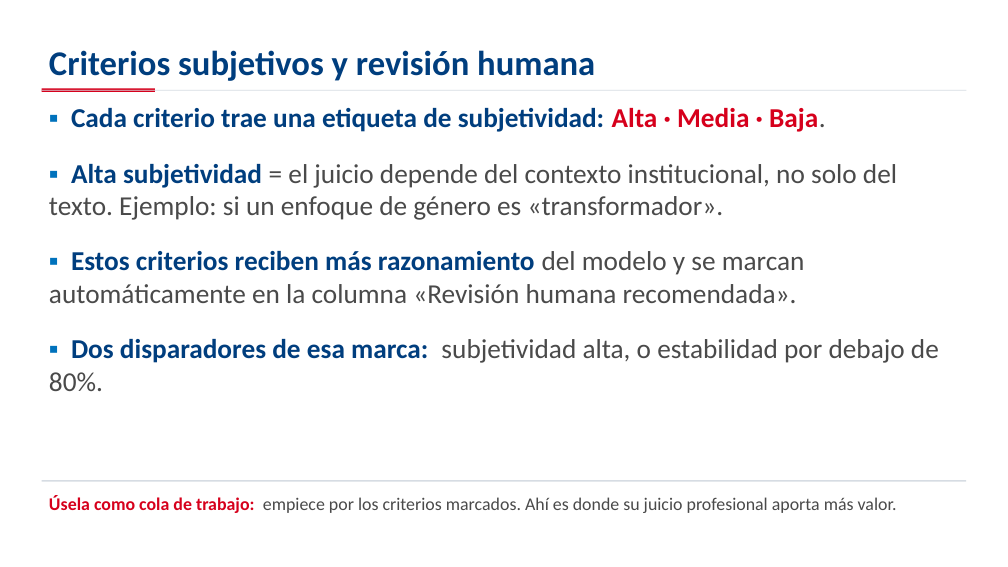
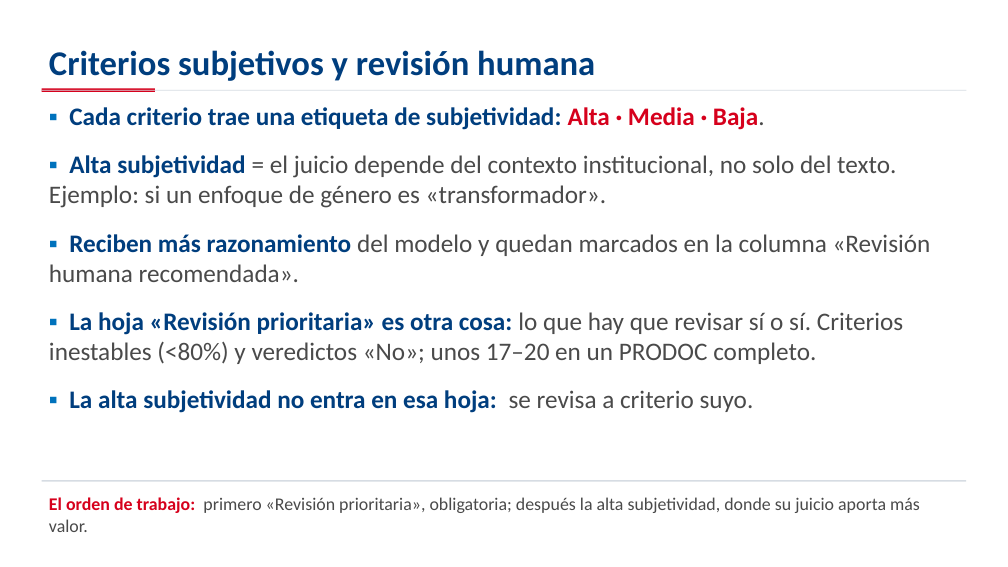
Before and after one commit to aevpsnow6-oss/deploy, a slide deck: slide 18 of presentation/capacitacion_appraisal/Capacitacion_Appraisal_GPT_Ahmed.pptx. Drawn at 1008x567 pixels with LibreOffice and Linux fonts; fonts in the diff are those of the drawing. Boxes give left, top, right and bottom in pixels: in the first picture for what was removed or moved away, otherwise in the second. Text is boxed around its words. In the diff, an @@ line names an element or a change of style, - is before the commit and + after.

```diff
--- a/presentation/capacitacion_appraisal/Capacitacion_Appraisal_GPT_Ahmed.pptx
+++ b/presentation/capacitacion_appraisal/Capacitacion_Appraisal_GPT_Ahmed.pptx
@@ text at <box>49,107,896,208</box>: size 26 to 24 pt in "▪ Cada criterio trae una etiqueta de ...", "▪ Alta subjetividad = el juicio depende ..."; less space between paragraphs @@
@@ text at <box>49,234,931,413</box>: text changed; size 26 to 24 pt @@
-▪ Estos criterios reciben más razonamiento del modelo y se marcan automáticamente en la columna «Revisión humana recomendada».
-▪ Dos disparadores de esa marca: subjetividad alta, o estabilidad por debajo de 80%.
+▪ Reciben más razonamiento del modelo y quedan marcados en la columna «Revisión humana recomendada».
+▪ La hoja «Revisión prioritaria» es otra cosa: lo que hay que revisar sí o sí. Criterios inestables (<80%) y veredictos «No»; unos 17–20 en un PRODOC completo.
+▪ La alta subjetividad no entra en esa hoja: se revisa a criterio suyo.
@@ text at <box>49,497,920,532</box>: text changed @@
-Úsela como cola de trabajo: empiece por los criterios marcados. Ahí es donde su juicio profesional aporta más valor.
+El orden de trabajo: primero «Revisión prioritaria», obligatoria; después la alta subjetividad, donde su juicio aporta más valor.
```
Also in this commit, not shown: 10 other slides changed, 5 other files.
